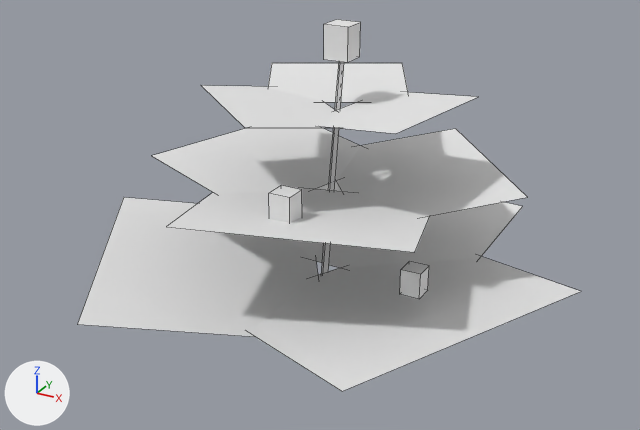
Two versions of the OBJ model src/main/resources/assets/stonedew/models/block/plants/plant_2_1_0_lod.obj, one commit apart.
The view is the same before and after, from a 50 mm camera at (1.557, -2.434, 1.251) aimed at (0.52, -0.549, 0.308). Arrows for +X, +Y and +Z are at lower left; the lights stay in place. The older version comes first. Mesh edges are drawn as thin lines. Where no turn or scale is listed for an object, it has been applied to the vertices.

Objects in the first picture: 'model'.
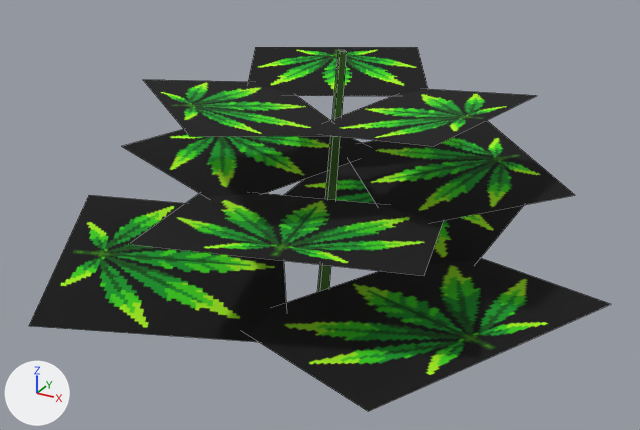
The change, as a list of edits to the scene's bpy script:
```text
Add img_leaf_fan:
    img_leaf_fan = load_image('leaf_fan', '../../../textures/art/leaf_fan.png', 1352, 1163, 'sRGB')
Add img_plant_stem:
    img_plant_stem = load_image('plant_stem', '../../../textures/block/plant_stem.png', 32, 32, 'sRGB')
Change mat_stem:
    remove mat_stem.base_color = (0.8, 0.8, 0.8)  # white #e7e7e7
    add mat_stem.texture = img_plant_stem
Change mat_leaf_lod:
    remove mat_leaf_lod.base_color = (0.8, 0.8, 0.8)  # white #e7e7e7
    add mat_leaf_lod.texture = img_leaf_fan
Change me_model:
    used by ob_model
    remove me_model.from_pydata(...)  # 68 vertices, 31 faces; spans x -0.207..1.187, y -1.143..0.087, z -0.001..0.803
    add me_model.from_pydata(...)  # 44 vertices, 13 faces; spans x -0.303..1.268, y -1.209..0.163, z -0.001..0.734
    me_model part 1: the loose piece of 8 vertices spanning x 0.489..0.551, y -0.511..-0.468, z -0.001..0.734 is rebuilt with 8 vertices and now spans x 0.481..0.556, y -0.519..-0.463, z -0.001..0.734
    me_model part 2: the loose piece of 4 vertices spanning x 0.191..0.669, y -0.84..-0.376, z 0.593..0.628 is rebuilt with 4 vertices and now spans x 0.057..0.683, y -0.986..-0.377, z 0.597..0.642
    me_model part 3: the loose piece of 4 vertices spanning x 0.226..0.69, y -0.55..-0.124, z 0.593..0.627 is rebuilt with 4 vertices and now spans x 0.113..0.716, y -0.534..0.02, z 0.597..0.641
    me_model part 4: the loose piece of 4 vertices spanning x 0.365..1.187, y -1.08..-0.174, z 0.124..0.191 is rebuilt with 4 vertices and now spans x 0.441..1.268, y -1.121..-0.209, z 0.127..0.195
    me_model part 5: the loose piece of 4 vertices spanning x 0.526..0.864, y -0.714..-0.3, z 0.593..0.627 is rebuilt with 4 vertices and now spans x 0.564..1.002, y -0.79..-0.253, z 0.597..0.641
    me_model part 6: the loose piece of 4 vertices spanning x -0.207..0.695, y -1.143..-0.183, z 0.124..0.193 is rebuilt with 4 vertices and now spans x -0.303..0.623, y -1.209..-0.223, z 0.127..0.199
    me_model part 7: the loose piece of 4 vertices spanning x 0.15..0.899, y -0.496..0.087, z 0.124..0.189 is rebuilt with 4 vertices and now spans x 0.157..0.901, y -0.415..0.163, z 0.127..0.192
    me_model part 8: the loose piece of 4 vertices spanning x 0.255..0.913, y -0.994..-0.434, z 0.366..0.417 is rebuilt with 4 vertices and now spans x 0.239..0.98, y -1.122..-0.491, z 0.369..0.427
    me_model part 9: the loose piece of 4 vertices spanning x 0.034..0.575, y -0.742..-0.109, z 0.366..0.415 is rebuilt with 4 vertices and now spans x -0.074..0.521, y -0.751..-0.054, z 0.369..0.424
    me_model part 10: the loose piece of 4 vertices spanning x 0.364..1.032, y -0.686..0.001, z 0.366..0.416 is rebuilt with 4 vertices and now spans x 0.396..1.137, y -0.668..0.094, z 0.369..0.425
    me_model part 11: the loose piece of 8 vertices spanning x 0.509..0.577, y -0.51..-0.442, z 0.715..0.803 is deleted
    me_model part 12: the loose piece of 8 vertices spanning x 0.529..0.585, y -0.812..-0.756, z 0.393..0.466 is deleted
    me_model part 13: the loose piece of 8 vertices spanning x 0.823..0.874, y -0.703..-0.653, z 0.224..0.29 is deleted
    remove me_model.materials.append(mat_bud)  # white #e7e7e7
```

Pixel boxes [x1, y1, x2, y2] of what changed, in the pictures (640 x 430 px):
'model', surface changed, reshaped (15% wider): before [78, 19, 581, 391]; after [29, 47, 610, 411]
part 1 of me_model, rebuilt: before [321, 62, 344, 274]; after [317, 50, 347, 292]
part 2 of me_model, rebuilt (39% wider, 35% taller): before [201, 85, 335, 127]; after [143, 80, 330, 137]
part 3 of me_model, rebuilt (28% wider, 22% taller): before [268, 63, 408, 103]; after [248, 47, 428, 96]
part 4 of me_model, rebuilt (9% wider, 13% taller): before [250, 256, 581, 391]; after [248, 258, 610, 411]
part 5 of me_model, rebuilt (43% wider, 35% taller): before [327, 92, 477, 134]; after [322, 89, 537, 146]
part 6 of me_model, rebuilt (7% wider): before [78, 197, 318, 337]; after [29, 195, 286, 342]
part 7 of me_model, rebuilt: before [292, 181, 523, 268]; after [285, 163, 524, 264]
part 8 of me_model, rebuilt (19% wider, 31% taller): before [167, 189, 430, 252]; after [130, 193, 444, 276]
part 9 of me_model, rebuilt (16% wider): before [153, 127, 360, 194]; after [122, 129, 363, 196]
part 10 of me_model, rebuilt (18% wider, 15% taller): before [337, 129, 527, 217]; after [350, 121, 575, 222]
part 11 of me_model, deleted: before [324, 19, 361, 63]
part 12 of me_model, deleted: before [269, 185, 302, 223]
part 13 of me_model, deleted: before [400, 261, 429, 299]
